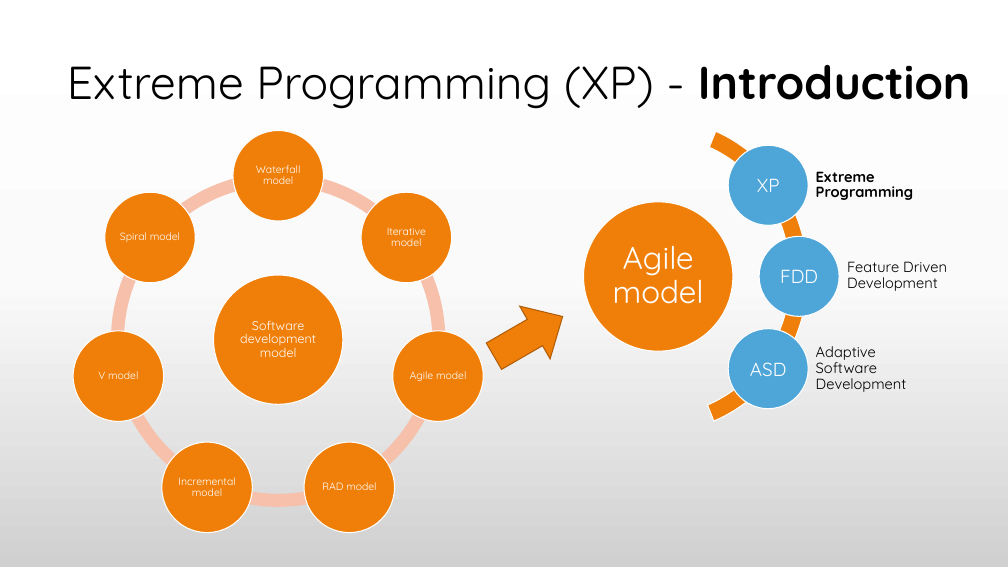
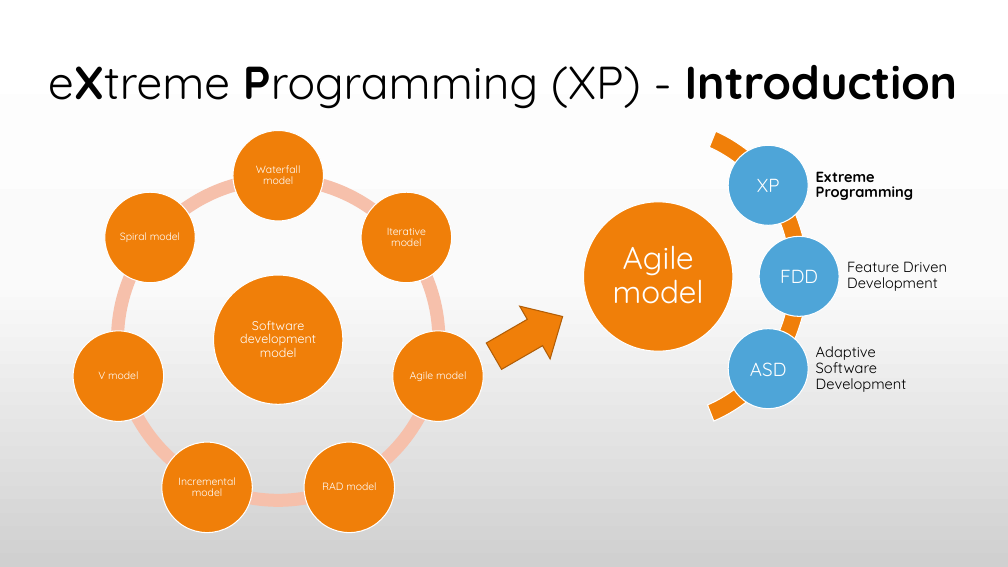
Before and after one commit to praash47/aasn-iii, a slide deck: slide 5 of extreme_programming.pptx (slide 4 before the commit). Drawn at 1008x567 pixels with LibreOffice and Linux fonts; fonts in the diff are those of the drawing. Boxes give left, top, right and bottom in pixels: in the first picture for what was removed or moved away, otherwise in the second. Text is boxed around its words. In the diff, an @@ line names an element or a change of style, - is before the commit and + after.

Commit message:
1st version of my part complete.
Topics added: Introduction, Diagram & Why

```diff
--- a/extreme_programming.pptx
+++ b/extreme_programming.pptx
@@ title at box(48, 65, 958, 109): text changed @@
-Extreme Programming (XP) - Introduction
+eXtreme Programming (XP) - Introduction
```
Also in this commit, not shown: 1 other slide changed, 3 slides added, 9 other files.
